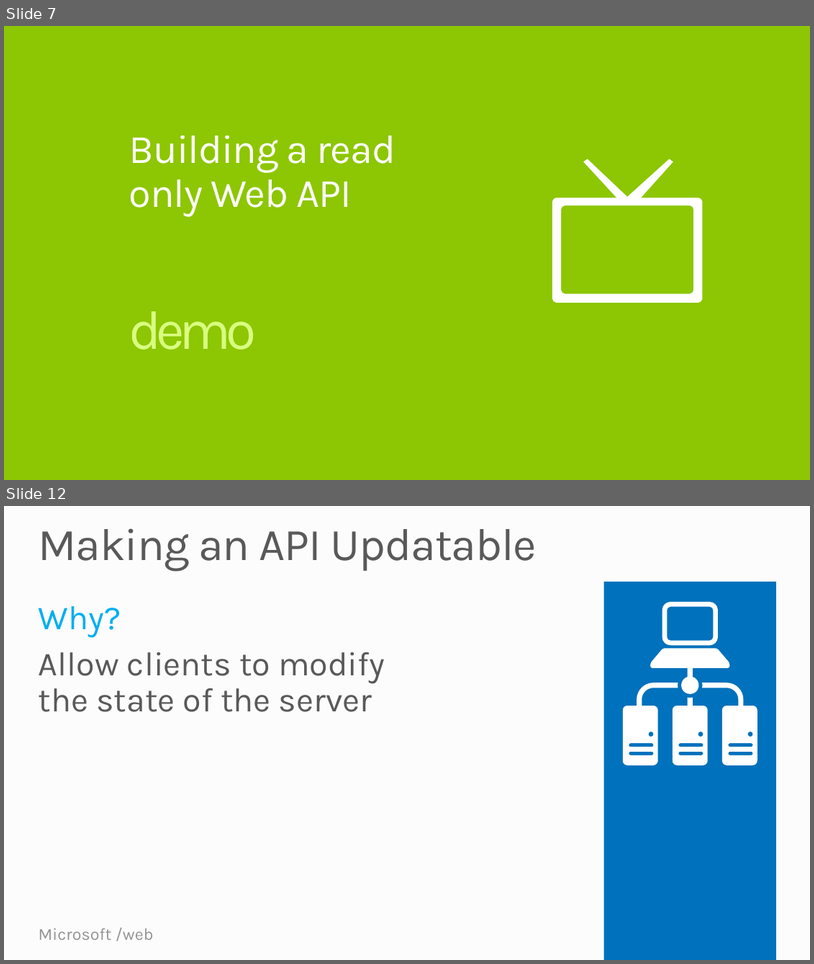
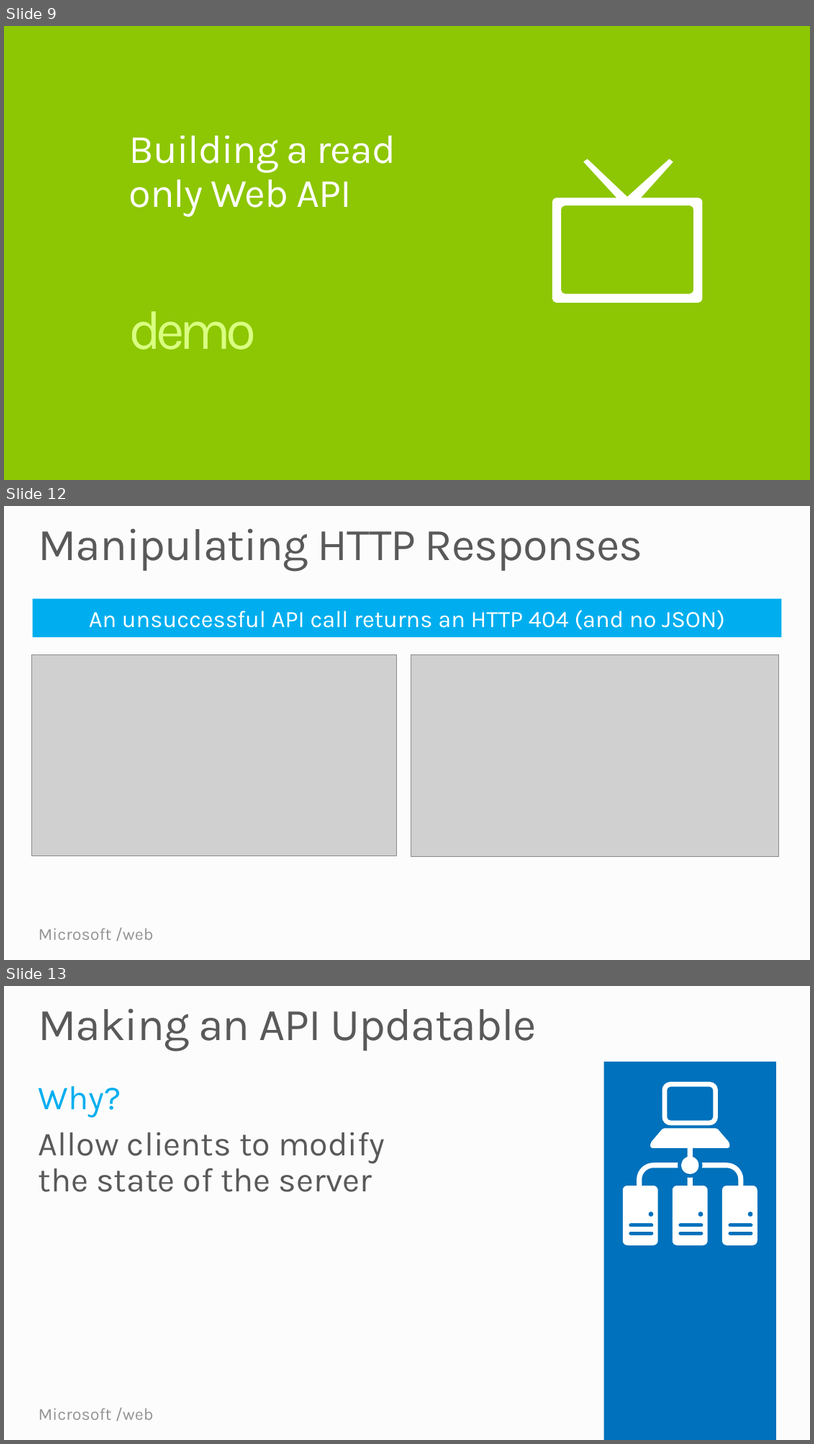
Before and after one commit to Microsoft-Web/WebTK-Presentations, a slide deck: AddingWebApiToASPNETSite/AddingWebApiToASPNETSite.pptx. Shown one above the other, each under a label of ours: slides 7 and 12 before the commit, slides 9, 12 and 13 after it; the slides between them are not shown. The pictures are 814x964 and 814x1444 pixels, drawn with LibreOffice and Linux fonts; fonts in the diff are those of the drawing; grey boxes stand for pictures. Boxes give left, top, right and bottom in pixels: in the first picture for what was removed or moved away, otherwise in the second. Text is boxed around its words. In the diff, an @@ line names an element or a change of style, - is before the commit and + after.

```diff
--- a/AddingWebApiToASPNETSite/AddingWebApiToASPNETSite.pptx
+++ b/AddingWebApiToASPNETSite/AddingWebApiToASPNETSite.pptx
@@ slide 12 added at [4, 506, 810, 960], background #FCFCFC; not listed: 2 template elements that a slide beside it also shows @@
@@ title added at [39, 528, 643, 571], 54 pt, text #595959 @@
+Manipulating HTTP Responses
@@ rectangle added at [32, 599, 782, 637], fill #00AEEF, 28 pt, text #FFFFFF @@
+An unsuccessful API call returns an HTTP 404 (and no JSON)
@@ picture added at [31, 655, 396, 856] @@
@@ picture added at [411, 655, 779, 857] @@
@@ what was slide 7 is now slide 9 @@
@@ what was slide 12 is now slide 13 @@
```
Also in this commit, not shown: 1 slide changed, 5 other slides added, 7 slides removed.
